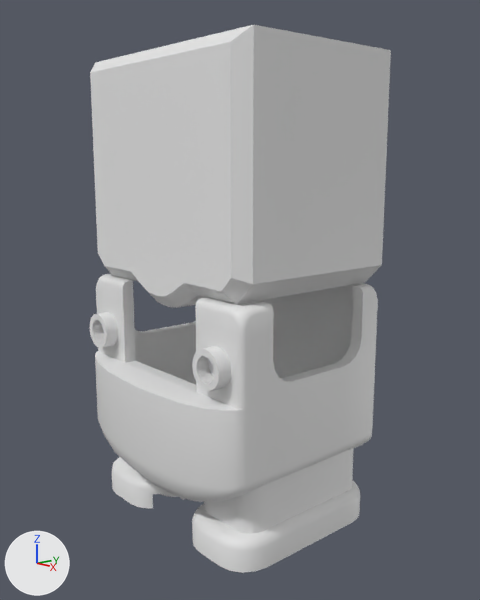
Renders of the Blender file LDD Bricks/58101/58101.blend from each side of a commit.
The view is the same before and after, from a 50 mm lens placed at (6.83, -6.14, 4.68), pointed at (0.18, -0.38, 2.94). Arrows for +X, +Y and +Z are at lower left; the lights stay in place.

Objects in the first picture: 'Body', 'Cube', 'Feets', 'Front Stud', 'Legs'.
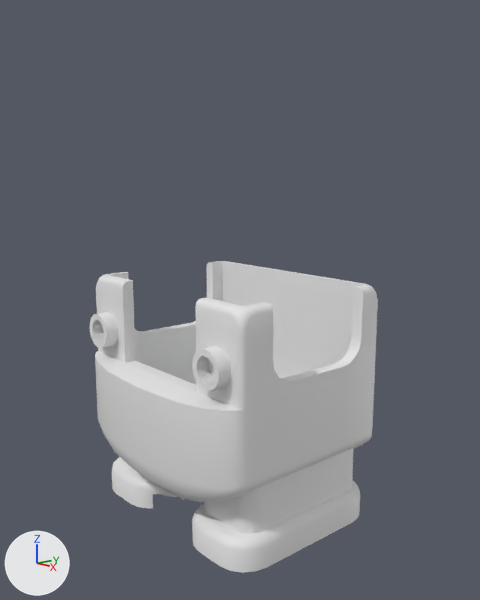
The edits, one by one:
Object 'Cube' (ob_cube) is now hidden.

What differs and where, as boxes (x1, y1, x2, y2) in the pictures (480 x 600 px):
'Cube', hidden
    before: (90, 25, 391, 308)
